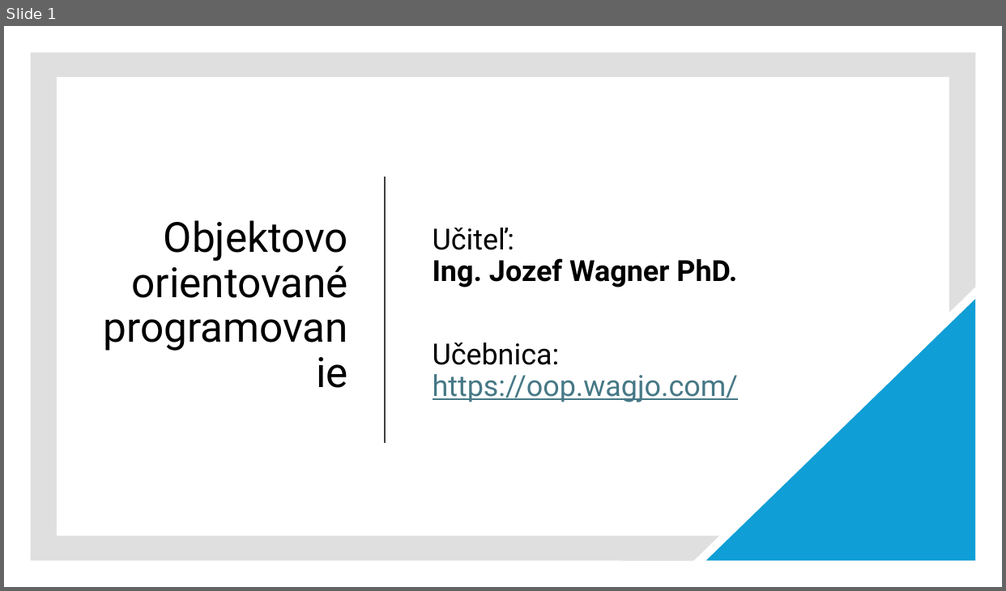
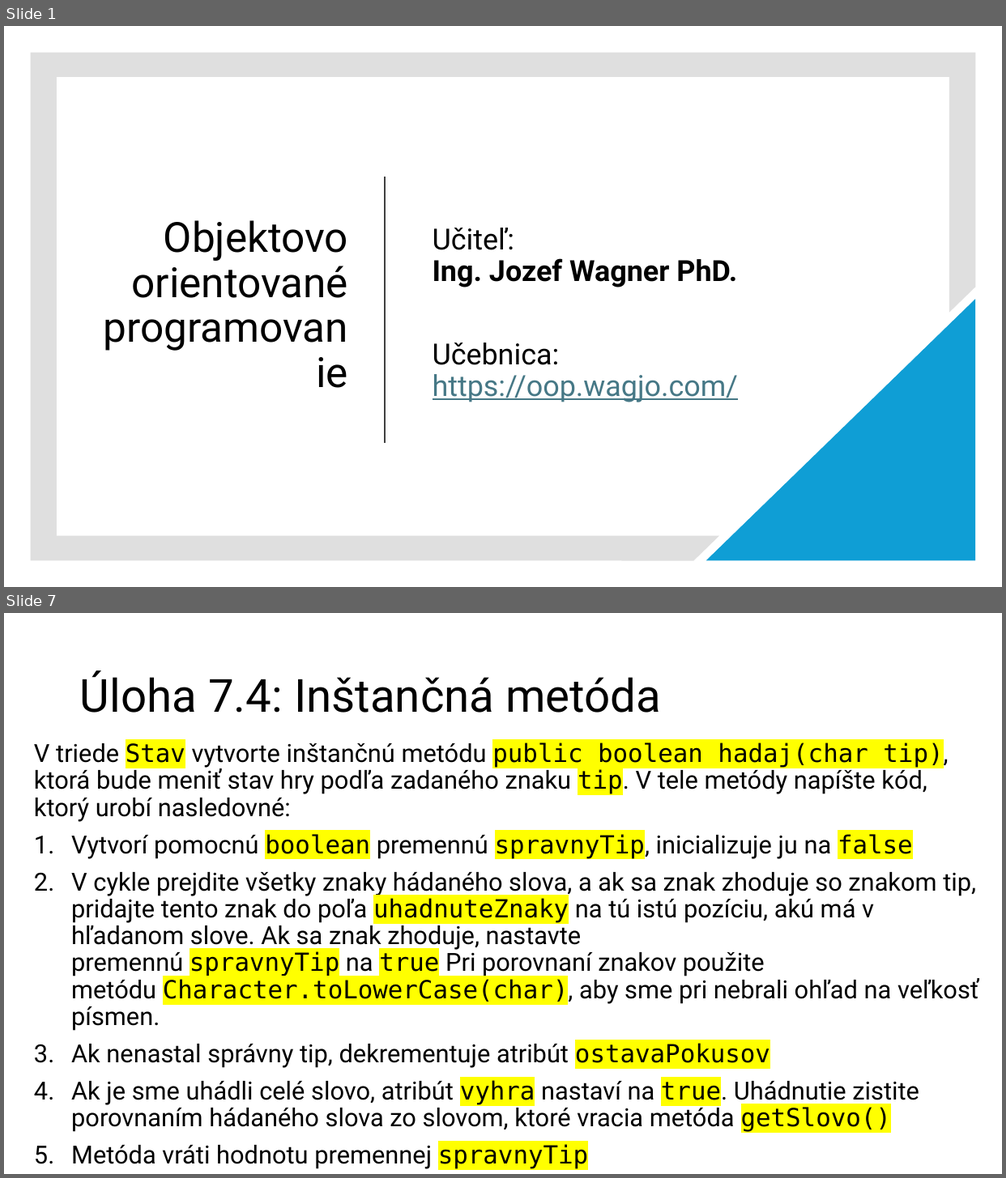
Before and after one commit to wagjo/oop, a slide deck: prezentacie/c08w.pptx. Shown one above the other, each under a label of ours: slide 1 before the commit, slides 1 and 7 after it; the slides between them are not shown. The pictures are 1006x591 and 1006x1178 pixels, drawn with LibreOffice and Linux fonts; fonts in the diff are those of the drawing. Boxes give left, top, right and bottom in pixels: in the first picture for what was removed or moved away, otherwise in the second. Text is boxed around its words. In the diff, an @@ line names an element or a change of style, - is before the commit and + after.

```diff
--- a/prezentacie/c08w.pptx
+++ b/prezentacie/c08w.pptx
@@ slide 7 added at (x1=4, y1=613, x2=1002, y2=1174), background #FFFFFF @@
@@ title added at (x1=80, y1=671, x2=661, y2=713), 44 pt, text #000000 @@
+Úloha 7.4: Inštančná metóda
@@ text added at (x1=34, y1=742, x2=978, y2=1132), 24 pt, text #000000 @@
+V triede Stav vytvorte inštančnú metódu public boolean hadaj(char tip), ktorá bude meniť stav hry podľa zadaného znaku tip. V tele metódy napíšte kód, ktorý urobí nasledovné:
+1. Vytvorí pomocnú boolean premennú spravnyTip, inicializuje ju na false
+2. V cykle prejdite všetky znaky hádaného slova, a ak sa znak zhoduje so znakom tip, pridajte tento znak do poľa uhadnuteZnaky na tú istú pozíciu, akú má v hľadanom slove. Ak sa znak zhoduje, nastavte premennú spravnyTip na true Pri porovnaní znakov použite metódu Character.toLowerCase(char), aby sme pri nebrali ohľad na veľkosť písmen.
+3. Ak nenastal správny tip, dekrementuje atribút ostavaPokusov
+4. Ak je sme uhádli celé slovo, atribút vyhra nastaví na true. Uhádnutie zistite porovnaním hádaného slova zo slovom, ktoré vracia metóda getSlovo()
+5. Metóda vráti hodnotu premennej spravnyTip
```
Also in this commit, not shown: 4 slides changed, 7 other slides added, 7 slides removed, 6 other files.
